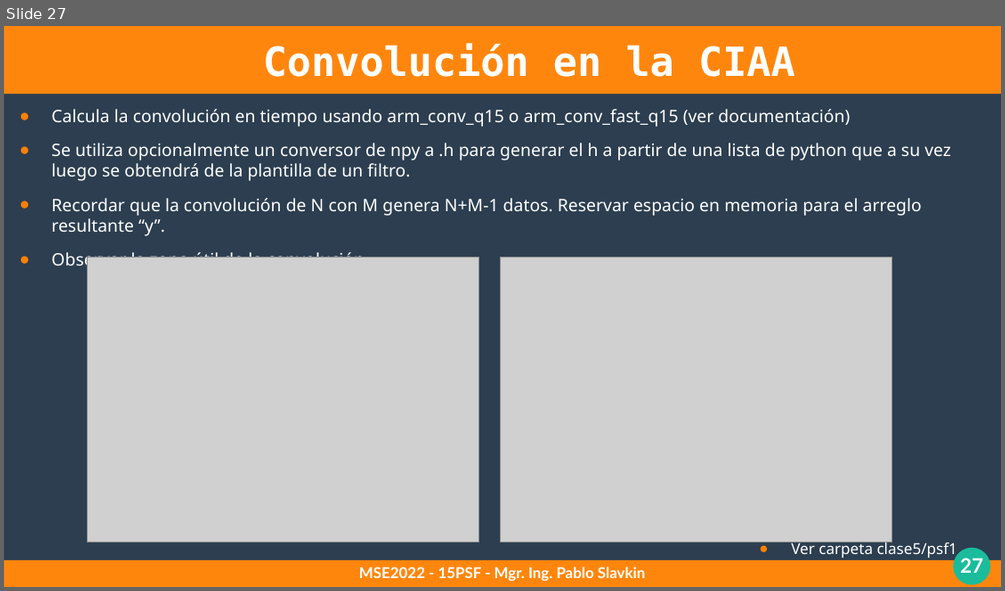
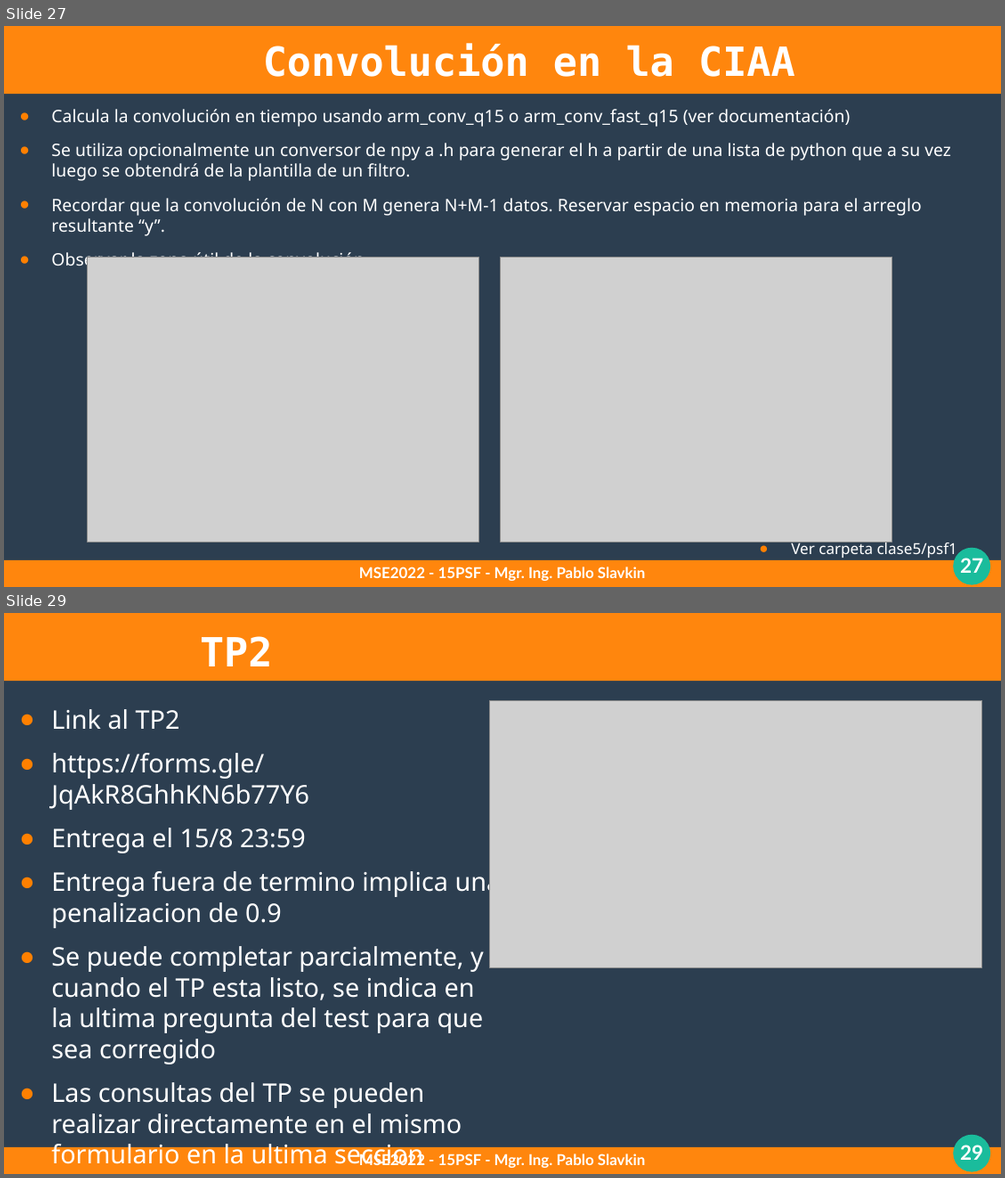
Before and after one commit to pslavkin/psf_2022, a slide deck: clases/5_clase/5_clase.odp. Shown one above the other, each under a label of ours: slide 27 before the commit, slides 27 and 29 after it; the slides between them are not shown. The pictures are 1005x591 and 1005x1178 pixels, drawn with LibreOffice and Linux fonts; fonts in the diff are those of the drawing; grey boxes stand for pictures. Boxes give left, top, right and bottom in pixels: in the first picture for what was removed or moved away, otherwise in the second. Text is boxed around its words. In the diff, an @@ line names an element or a change of style, - is before the commit and + after.

```diff
--- a/clases/5_clase/5_clase.odp
+++ b/clases/5_clase/5_clase.odp
@@ slide 29 added at [4, 613, 1001, 1174], background #2C3E50; not listed: 4 template elements that a slide beside it also shows @@
@@ title added at [200, 636, 273, 666], 32 pt, text #FFFFFF, bold @@
+TP2
@@ text added at [51, 709, 502, 1134], 20.4 pt, text #FFFFFF @@
+● Link al TP2
+● https://forms.gle/JqAkR8GhhKN6b77Y6
+● Entrega el 15/8 23:59
+● Entrega fuera de termino implica una penalizacion de 0.9
+● Se puede completar parcialmente, y cuando el TP esta listo, se indica en la ultima pregunta del test para que sea corregido
+● Las consultas del TP se pueden realizar directamente en el mismo formulario en la ultima seccion
@@ picture added at [490, 701, 983, 967] @@
@@ text added at [359, 1152, 646, 1167], 12 pt, text #FFFFFF, bold @@
+MSE2022 - 15PSF - Mgr. Ing. Pablo Slavkin
```
Also in this commit, not shown: 1 other slide added, 2 other files.
